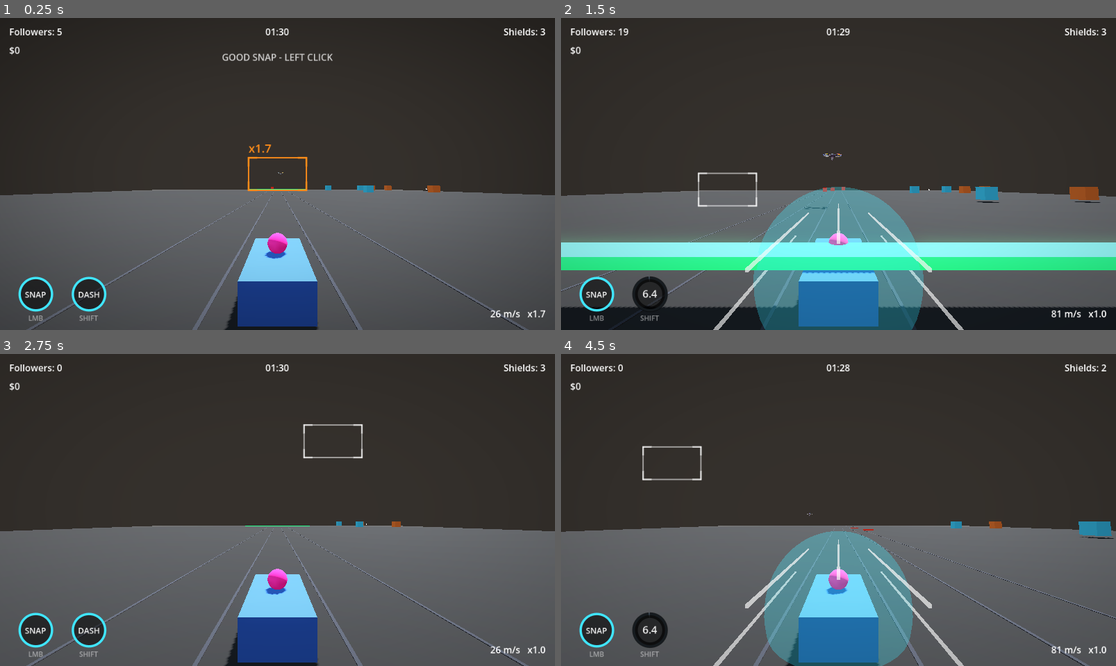
Above: before the commit, frames 1-4 (two rows, left to right).
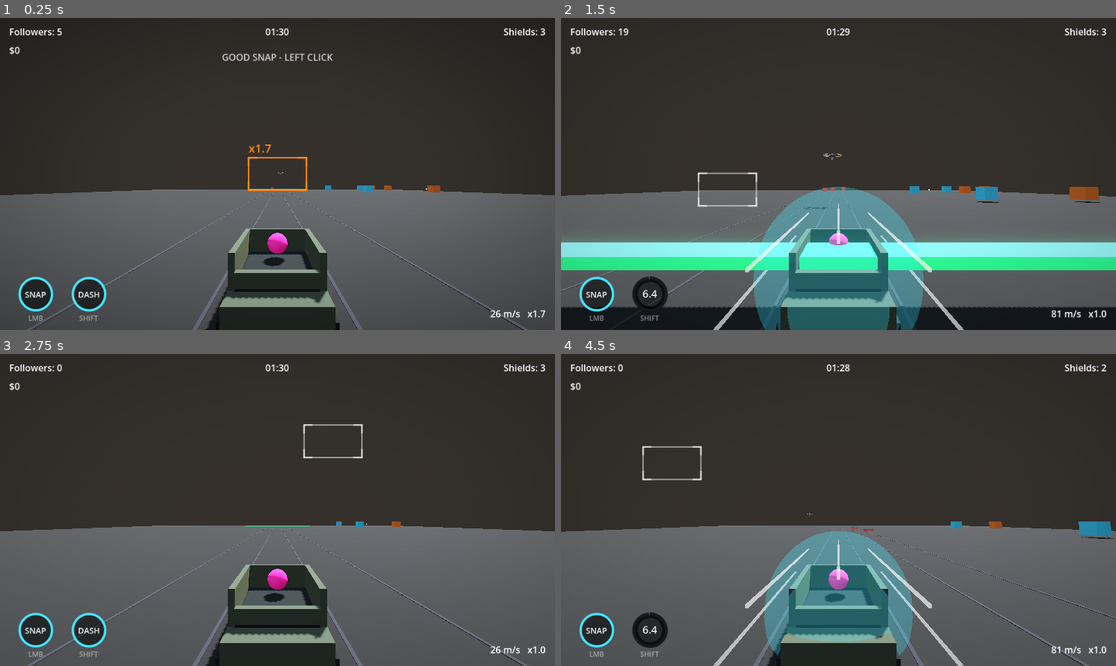
Above: after the commit, the same moments.

Repository: Wasumyon/war-idols
Game: Godot game, scene res://slice/slice.tscn
Same seed, same stepped clock (60 frames per second), same inputs: the game is played once before the commit and once after it. This scene is started directly instead of the project's main scene.
Inputs (mouse positions are in pixels of both pictures, inside the frame that each line leads up to):
- Up to frame 1 (0.25 s): no input
- Up to frame 2 (1.5 s): tap Enter at 0.5 s; move the mouse to (960, 158) at 0.52 s; hold D (turnRight) 0.53-1.28 s; tap Ctrl (drift) at 0.6 s; click (960, 158) at 0.67 s; tap Space (jump) at 0.77 s; move the mouse to (727, 189) at 1.27 s; hold Down (brake) from 1.28 s (still down); tap Shift at 1.35 s
- Up to frame 3 (2.75 s): tap Space (jump) at 1.52 s; move the mouse to (333, 441) at 2.02 s; release Down (brake) at 2.03 s; hold D (turnRight) from 2.03 s (still down); tap R at 2.1 s
- Up to frame 4 (4.5 s): move the mouse to (810, 572) at 2.77 s; release D (turnRight) at 2.78 s; hold W (accelerate) 2.78-3.53 s; tap Enter at 2.85 s; click (810, 572) at 2.92 s; tap Space (jump) at 3.02, 3.77 s; move the mouse to (1005, 556) at 3.52 s; hold A (turnLeft) from 3.53 s (still down); tap Ctrl (drift) at 3.6 s; move the mouse to (672, 463) at 4.27 s; tap Shift at 4.35 s

The runs differ from the first frame. In frame 1, 5.4% of the frame differs, in the area x 37-62%, y 67-100%; in frame 2, 4.2%; in frame 3, 5.4%; in frame 4, 5.6%.

Commit message:
Slice: blockout hover truck for the Runner (replaces the box Body)

Diff:
--- a/car/slice/runner.gd
+++ b/car/slice/runner.gd
@@ -46,7 +46,7 @@
 var _lines: Node3D
 
 @onready var streamer: MeshInstance3D = $Streamer
-@onready var body: MeshInstance3D = $Body
+@onready var body: Node3D = $Body
 
 
 func _ready() -> void:
--- a/car/slice/slice.tscn
+++ b/car/slice/slice.tscn
@@ -8,6 +8,7 @@
 [ext_resource type="Script" path="res://slice/backdrop_layer.gd" id="6_layer"]
 [ext_resource type="Script" uid="uid://bw0tsr24vini5" path="res://slice/cooldown_bubbles.gd" id="7_cooldowns"]
 [ext_resource type="Script" path="res://slice/lane_lines.gd" id="8_lanelines"]
+[ext_resource type="Script" path="res://slice/vehicle.gd" id="9_vehicle"]
 
 [sub_resource type="ProceduralSkyMaterial" id="SkyMat_1"]
 sky_horizon_color = Color(0.55, 0.53, 0.5, 1)
@@ -59,12 +60,6 @@
 disable_fog = true
 albedo_color = Color(0.18, 0.17, 0.16, 1)
 
-[sub_resource type="StandardMaterial3D" id="BodyMat_1"]
-albedo_color = Color(0.25, 0.45, 0.85, 1)
-
-[sub_resource type="BoxMesh" id="BodyMesh_1"]
-size = Vector3(2, 1.1, 4)
-
 [sub_resource type="StandardMaterial3D" id="StreamerMat_1"]
 albedo_color = Color(1, 0.2, 0.6, 1)
 emission_enabled = true
@@ -149,10 +144,8 @@
 [node name="Runner" type="Node3D" parent="."]
 script = ExtResource("2_runner")
 
-[node name="Body" type="MeshInstance3D" parent="Runner"]
-transform = Transform3D(1, 0, 0, 0, 1, 0, 0, 0, 1, 0, 0.55, 0)
-material_override = SubResource("BodyMat_1")
-mesh = SubResource("BodyMesh_1")
+[node name="Body" type="Node3D" parent="Runner"]
+script = ExtResource("9_vehicle")
 
 [node name="Streamer" type="MeshInstance3D" parent="Runner"]
 transform = Transform3D(1, 0, 0, 0, 1, 0, 0, 0, 1, 0, 1.45, 0)
--- /dev/null
+++ b/car/slice/vehicle.gd
@@ -0,0 +1,68 @@
+extends Node3D
+## Blockout hover truck: an armoured bed with side cover, a low tailgate, and a
+## turret ring at the front. The filmer stands in the bed; ducking sinks them
+## behind the side armour. Pure primitives - replace with real art later.
+##
+## Forward is -Z (the chase camera sits behind at +Z, looking into the bed).
+
+@export var body_color := Color(0.30, 0.33, 0.26)   # olive armour
+@export var bed_width := 2.2
+@export var bed_length := 2.8
+@export var wall_height := 0.95
+@export var hover_color := Color(0.2, 0.9, 1.0)
+
+
+func _ready() -> void:
+	var armor := _mat(body_color)
+	var dark := _mat(Color(0.13, 0.14, 0.13))
+	var glow := _mat(hover_color, true)
+
+	# --- hover chassis ---
+	_box(Vector3(2.9, 0.3, 4.6), dark, Vector3(0, 0.15, 0))          # skirt
+	_box(Vector3(2.6, 0.55, 5.0), armor, Vector3(0, 0.5, 0))         # hull
+	for sx in [-1.0, 1.0]:
+		for sz in [-1.8, 1.8]:
+			_cyl(0.5, 0.2, glow, Vector3(sx, 0.02, sz))              # hover pads
+
+	# --- front (cab / hood) ---
+	_box(Vector3(2.4, 0.75, 1.3), armor, Vector3(0, 0.7, -2.1))
+
+	# --- truck bed ---
+	var bed_y := 0.9
+	_box(Vector3(bed_width, 0.12, bed_length), dark, Vector3(0, bed_y - 0.06, 0.5))     # floor
+	for sx in [-(bed_width * 0.5 + 0.09), (bed_width * 0.5 + 0.09)]:
+		_box(Vector3(0.18, wall_height, bed_length), armor, Vector3(sx, bed_y + wall_height * 0.4, 0.5))  # side cover
+	_box(Vector3(bed_width + 0.2, wall_height, 0.2), armor, Vector3(0, bed_y + wall_height * 0.4, -0.9))  # bulkhead
+	_box(Vector3(bed_width, 0.4, 0.18), armor, Vector3(0, bed_y + 0.2, 1.9))                              # low tailgate
+
+
+func _mat(c: Color, emissive := false) -> StandardMaterial3D:
+	var m := StandardMaterial3D.new()
+	m.albedo_color = c
+	if emissive:
+		m.emission_enabled = true
+		m.emission = c
+	return m
+
+
+func _box(size: Vector3, mat: StandardMaterial3D, pos: Vector3) -> void:
+	var m := MeshInstance3D.new()
+	var b := BoxMesh.new()
+	b.size = size
+	m.mesh = b
+	m.material_override = mat
+	add_child(m)
+	m.position = pos
+
+
+func _cyl(radius: float, height: float, mat: StandardMaterial3D, pos: Vector3, rot := Vector3.ZERO) -> void:
+	var m := MeshInstance3D.new()
+	var c := CylinderMesh.new()
+	c.top_radius = radius
+	c.bottom_radius = radius
+	c.height = height
+	m.mesh = c
+	m.material_override = mat
+	add_child(m)
+	m.position = pos
+	m.rotation = rot
Not shown: 1 places in car/slice/slice.tscn that only renumber resources
Not shown, added: car/slice/vehicle.gd.uid
